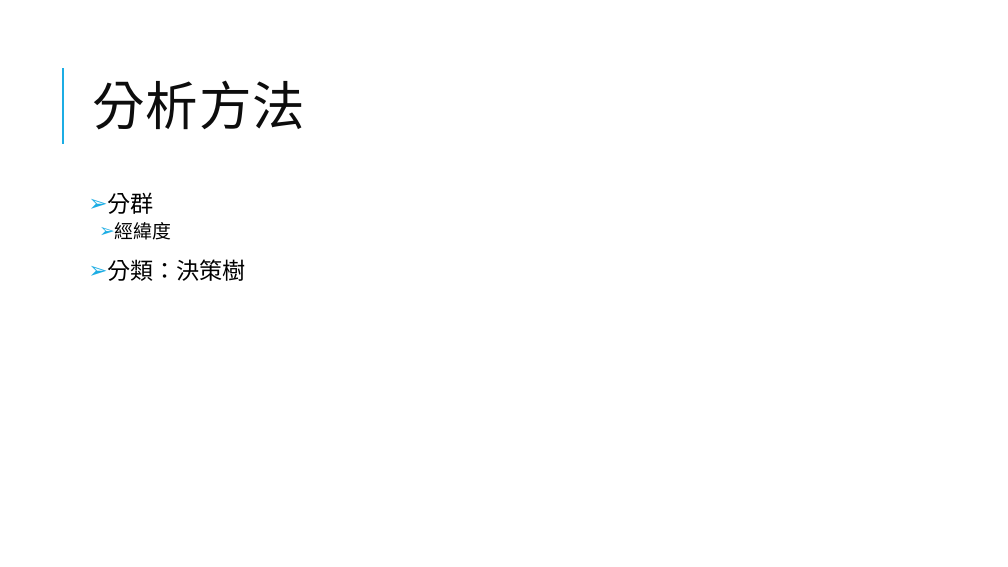
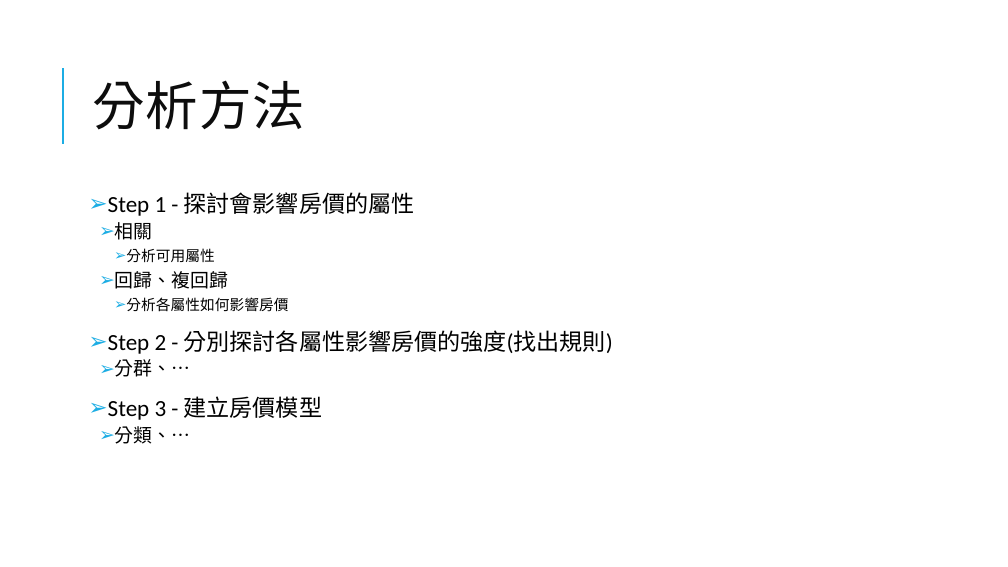
Before and after one commit to Pigfish/project, a slide deck: slide 6 of 房價預測-第二組.pptx. Drawn at 1008x567 pixels with LibreOffice and Linux fonts; fonts in the diff are those of the drawing. Boxes give left, top, right and bottom in pixels: in the first picture for what was removed or moved away, otherwise in the second. Text is boxed around its words. In the diff, an @@ line names an element or a change of style, - is before the commit and + after.

```diff
--- a/房價預測-第二組.pptx
+++ b/房價預測-第二組.pptx
@@ text at (108, 192, 613, 444): text changed @@
-➢ 分群
-  ➢ 經緯度
-➢ 分類：決策樹
+➢ Step 1 - 探討會影響房價的屬性
+  ➢ 相關
+    ➢ 分析可用屬性
+  ➢ 回歸、複回歸
+    ➢ 分析各屬性如何影響房價
+➢ Step 2 - 分別探討各屬性影響房價的強度(找出規則)
+  ➢ 分群、…
+➢ Step 3 - 建立房價模型
+  ➢ 分類、…
```
Also in this commit, not shown: 3 other slides changed, 1 slide added.
